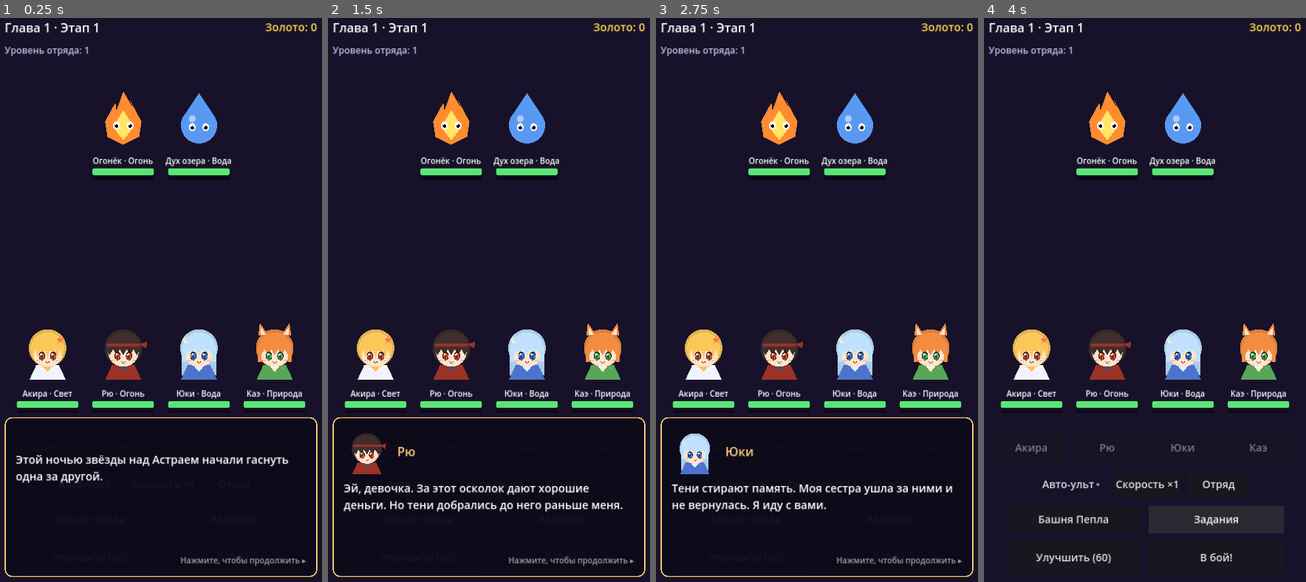
Above: before the commit, frames 1-4 (left to right).
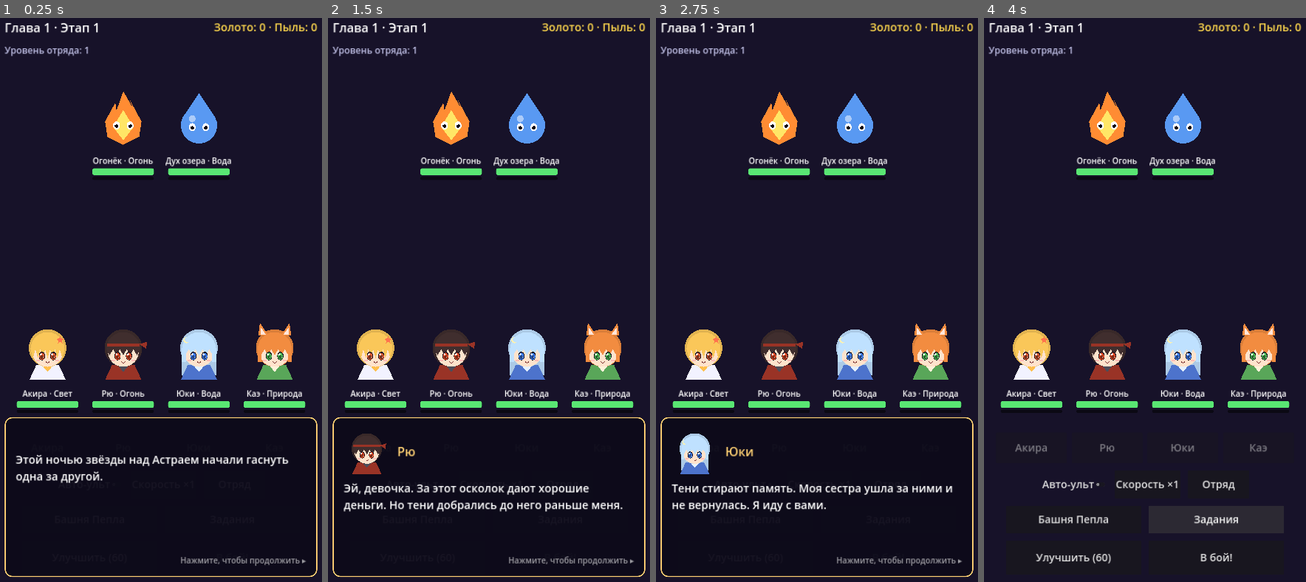
Above: after the commit, the same moments.

Repository: sklallk55-droid/The-Stardust-Chronicles
Game: Godot game, scene res://main.tscn
Same seed, same stepped clock (60 frames per second), same inputs: the game is played once before the commit and once after it.
Inputs:
- Up to frame 1 (0.25 s): no input
- Up to frame 2 (1.5 s): click "Авто-ульт" at 0.5 s; click "Скорость ×1" at 1.25 s
- Up to frame 3 (2.75 s): click "Отряд" at 2 s
- Up to frame 4 (4 s): click "Башня Пепла" at 2.75 s; click "Задания" at 3.5 s

The runs differ from the first frame. In frame 1, 0.3% of the frame differs, in the area x 66-99%, y 0-3%; in frame 2, 0.3%; in frame 3, 0.3%; in frame 4, 0.3%.

Commit message:
Экран: звёздная пыль и возвышение в отряде

Diff:
--- a/main.gd
+++ b/main.gd
@@ -7,6 +7,7 @@
 const Equipment = preload("res://equipment.gd")
 const Chibi = preload("res://chibi.gd")
 const Quests = preload("res://quests.gd")
+const Ascension = preload("res://ascension.gd")
 
 const SAVE_PATH := "user://save.cfg"
 const IDLE_CAP_SEC := 12 * 3600
@@ -32,6 +33,8 @@
 var mode := "story"  # story or tower
 var tower_floor := 1
 var quest_state := {}
+var dust := 0  # star dust for ascension
+var stars := {}  # hero_id -> stars
 
 var stage_label: Label
 var gold_label: Label
@@ -252,6 +255,7 @@
 	for d in Data.heroes():
 		var hero := Unit.new(d, true, Data.hero_power(level))
 		Equipment.apply(hero, equipped.get(hero.id, {}))
+		Ascension.apply(hero, stars.get(hero.id, 0))
 		hero_units.append(hero)
 	var enemy_units := []
 	var enemy_list := Data.tower_enemies(tower_floor) if mode == "tower" else Data.stage_enemies(stage)
@@ -309,6 +313,8 @@
 			inventory.append(drop)
 			Equipment.equip_best(equipped, inventory)
 			result_label.text += "\nВыпало: " + Equipment.item_label(drop)
+		dust += Ascension.stage_dust(stage)
+		result_label.text += "\nЗвёздная пыль +%d" % Ascension.stage_dust(stage)
 		result_label.add_theme_color_override("font_color", Color(1, 0.85, 0.3))
 		stage += 1
 		start_button.text = "Дальше"
@@ -333,6 +339,8 @@
 	inventory.append(drop)
 	Equipment.equip_best(equipped, inventory)
 	result_label.text += "\nВыпало: " + Equipment.item_label(drop)
+	dust += Ascension.tower_dust(tower_floor)
+	result_label.text += "\nЗвёздная пыль +%d" % Ascension.tower_dust(tower_floor)
 	result_label.add_theme_color_override("font_color", Color(1, 0.85, 0.3))
 	tower_floor += 1
 	start_button.text = "Выше"
@@ -455,9 +463,11 @@
 		var u := Unit.new(d, true, Data.hero_power(level))
 		var gear: Dictionary = equipped.get(u.id, {})
 		Equipment.apply(u, gear)
+		var hero_stars: int = stars.get(u.id, 0)
+		Ascension.apply(u, hero_stars)
 		var block := VBoxContainer.new()
 		block.add_theme_constant_override("separation", 4)
-		var title := _label("%s · %s · ур. %d" % [u.name, Data.ELEMENT_NAMES[u.element], level], 38)
+		var title := _label("%s · %s · ур. %d · звёзды %d/%d" % [u.name, Data.ELEMENT_NAMES[u.element], level, hero_stars, Ascension.MAX_STARS], 38)
 		title.add_theme_color_override("font_color", u.color)
 		block.add_child(title)
 		block.add_child(_label("HP %d   АТК %d   ЗАЩ %d   СКР %d" % [u.max_hp, u.atk, u.def, u.spd], 30))
@@ -470,10 +480,39 @@
 			var l := _label("   " + text, 28)
 			l.add_theme_color_override("font_color", color)
 			block.add_child(l)
+		var passive := _label("   Пассивка (%d зв.): %s" % [Ascension.PASSIVE_STAR, Ascension.PASSIVES[u.id]], 28)
+		var passive_on := hero_stars >= Ascension.PASSIVE_STAR
+		passive.add_theme_color_override("font_color", Color(1, 0.85, 0.3) if passive_on else Color(0.6, 0.6, 0.7))
+		block.add_child(passive)
+		if hero_stars < Ascension.MAX_STARS:
+			var price := Ascension.cost(hero_stars)
+			var id := u.id
+			var asc := _button("Возвысить (%d пыли)" % price, func(): _ascend(id))
+			asc.custom_minimum_size.x = 520
+			asc.size_flags_horizontal = Control.SIZE_SHRINK_BEGIN
+			asc.disabled = dust < price
+			block.add_child(asc)
 		squad_list.add_child(block)
 	var bag := _label("В сумке: %d / %d" % [inventory.size(), Equipment.INVENTORY_CAP], 28)
 	bag.modulate = Color(1, 1, 1, 0.7)
 	squad_list.add_child(bag)
+
+
+func _ascend(hero_id: String) -> void:
+	var have: int = stars.get(hero_id, 0)
+	var price := Ascension.cost(have)
+	if have >= Ascension.MAX_STARS or dust < price:
+		return
+	dust -= price
+	stars[hero_id] = have + 1
+	_save()
+	_refresh_top()
+	if have == 0:
+		squad_panel.hide()
+		_prepare_battle()
+		_show_story(Ascension.STORIES[hero_id])
+	else:
+		_fill_squad()
 
 
 # --- Daily quests ---
@@ -529,7 +568,10 @@
 		row.add_child(info)
 		var claimed: bool = quest_state["claimed"].has(q["id"])
 		var b := _button("Получено" if claimed else "+%d" % Quests.reward(q, stage), func():
-			gold += Quests.claim(quest_state, q, stage)
+			var got := Quests.claim(quest_state, q, stage)
+			gold += got
+			if got > 0:
+				dust += Ascension.QUEST_DUST
 			_save()
 			_refresh_top()
 			_fill_quests())
@@ -571,7 +613,7 @@
 	tower_button.text = "К сюжету" if mode == "tower" else "Башня Пепла"
 	var ready_quests := Quests.unclaimed_count(quest_state)
 	quests_button.text = "Задания (%d!)" % ready_quests if ready_quests > 0 else "Задания"
-	gold_label.text = "Золото: %d" % gold
+	gold_label.text = "Золото: %d · Пыль: %d" % [gold, dust]
 	level_label.text = "Уровень отряда: %d" % level
 	upgrade_button.text = "Улучшить (%d)" % Data.upgrade_cost(level)
 
@@ -681,6 +723,8 @@
 	cfg.set_value("gear", "inventory", inventory)
 	cfg.set_value("tower", "floor", tower_floor)
 	cfg.set_value("quests", "state", quest_state)
+	cfg.set_value("ascension", "dust", dust)
+	cfg.set_value("ascension", "stars", stars)
 	cfg.set_value("player", "last_seen", int(Time.get_unix_time_from_system()))
 	cfg.save(SAVE_PATH)
 
@@ -697,6 +741,8 @@
 	inventory = cfg.get_value("gear", "inventory", [])
 	tower_floor = cfg.get_value("tower", "floor", 1)
 	quest_state = cfg.get_value("quests", "state", {})
+	dust = cfg.get_value("ascension", "dust", 0)
+	stars = cfg.get_value("ascension", "stars", {})
 	var away := int(Time.get_unix_time_from_system()) - int(cfg.get_value("player", "last_seen", 0))
 	away = clampi(away, 0, IDLE_CAP_SEC)
 	var idle_gold := int(away / 60.0 * Data.idle_gold_per_min(maxi(1, stage - 1)))
